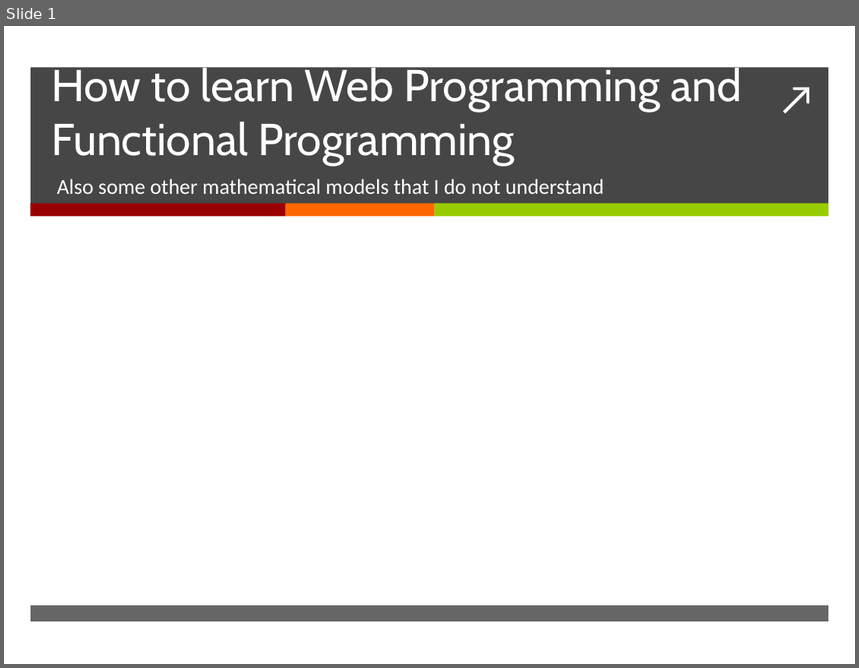
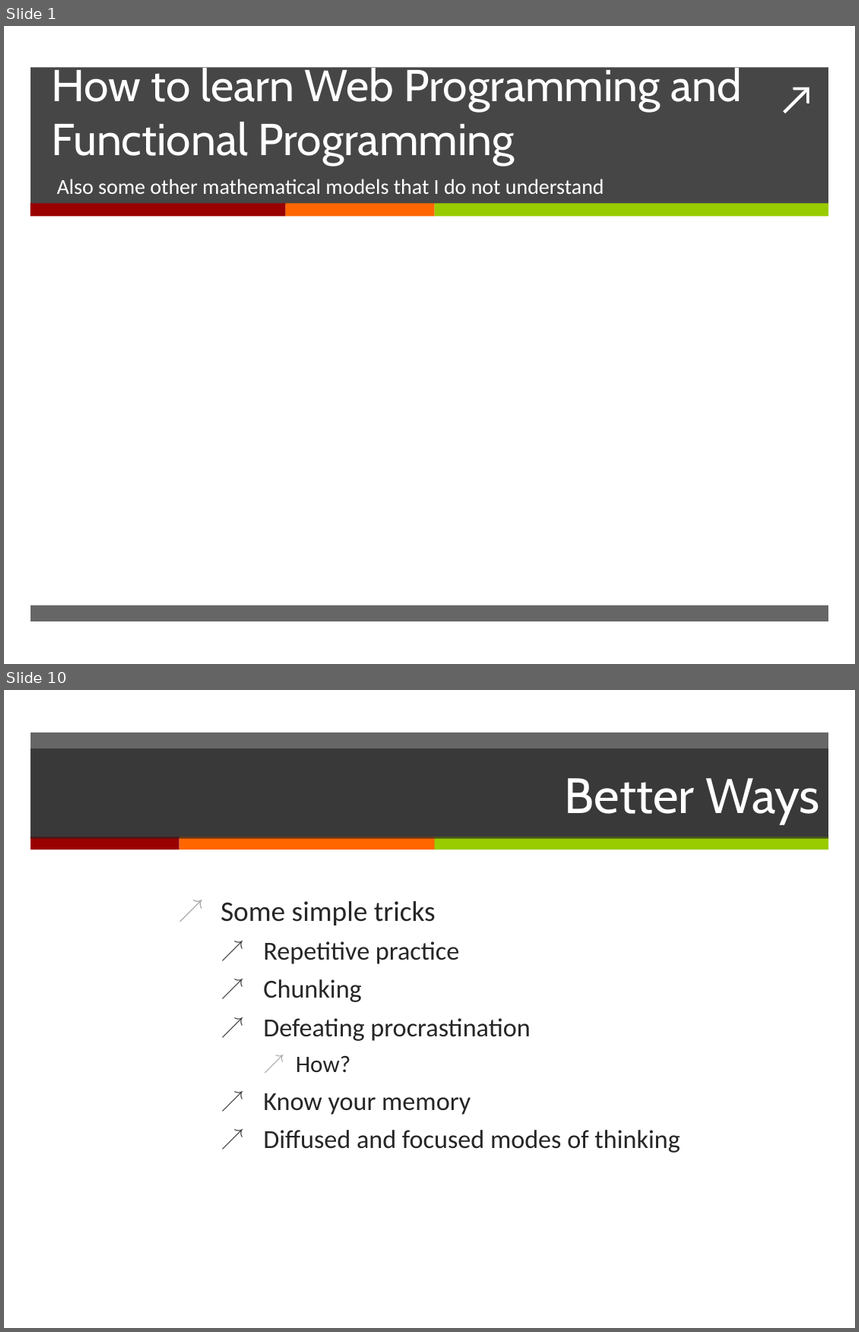
Before and after one commit to erkinun/slides, a slide deck: learn.pptx. Shown one above the other, each under a label of ours: slide 1 before the commit, slides 1 and 10 after it; the slides between them are not shown. The pictures are 859x668 and 859x1332 pixels, drawn with LibreOffice and Linux fonts; fonts in the diff are those of the drawing. Boxes give left, top, right and bottom in pixels: in the first picture for what was removed or moved away, otherwise in the second. Text is boxed around its words. In the diff, an @@ line names an element or a change of style, - is before the commit and + after.

```diff
--- a/learn.pptx
+++ b/learn.pptx
@@ slide 10 added at (4,690,855,1328), background #FFFFFF @@
@@ rectangle added at (31,733,829,838), fill #262626 at 70% opacity @@
@@ title added at (31,749,829,839), fill #262626 at 70% opacity, 42 pt, text #FFFFFF @@
+Better Ways
@@ rectangle added at (31,837,180,850), fill #990000 @@
@@ rectangle added at (180,837,435,850), fill #FF6600 @@
@@ rectangle added at (435,837,829,850), fill #99CC00 @@
@@ text added at (221,901,680,1153), 22 pt, text #262626 @@
+↗ Some simple tricks
+  ↗ Repetitive practice
+  ↗ Chunking
+  ↗ Defeating procrastination
+    ↗ How?
+  ↗ Know your memory
+  ↗ Diffused and focused modes of thinking
```
Also in this commit, not shown: 1 slide changed, 11 other slides added.
